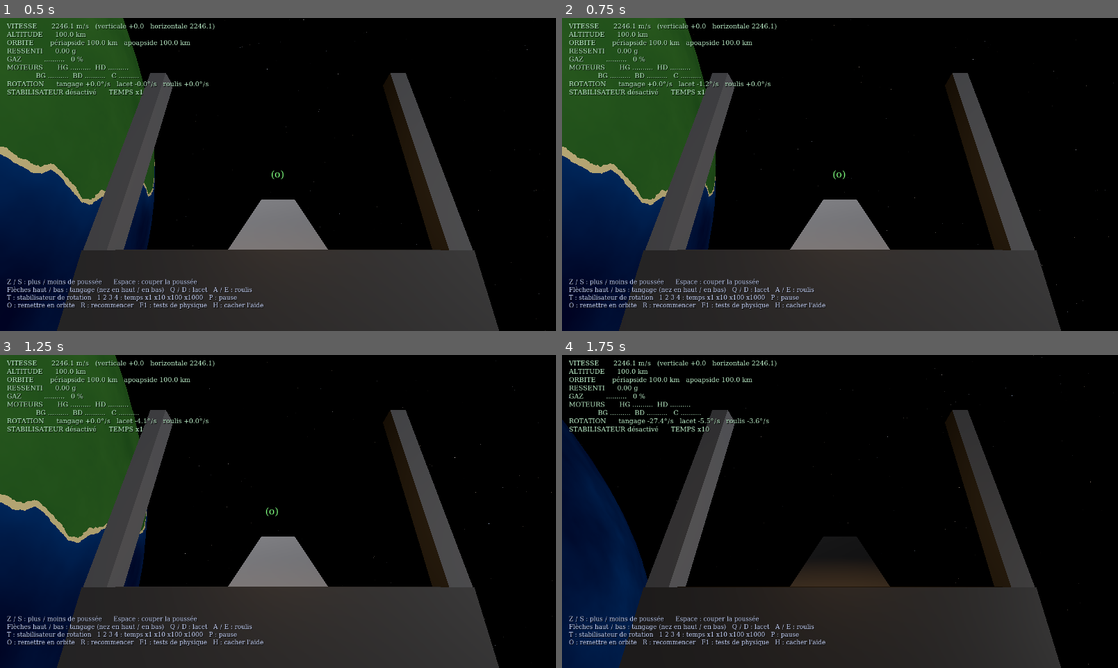
Above: before the commit, frames 1-4 (two rows, left to right).
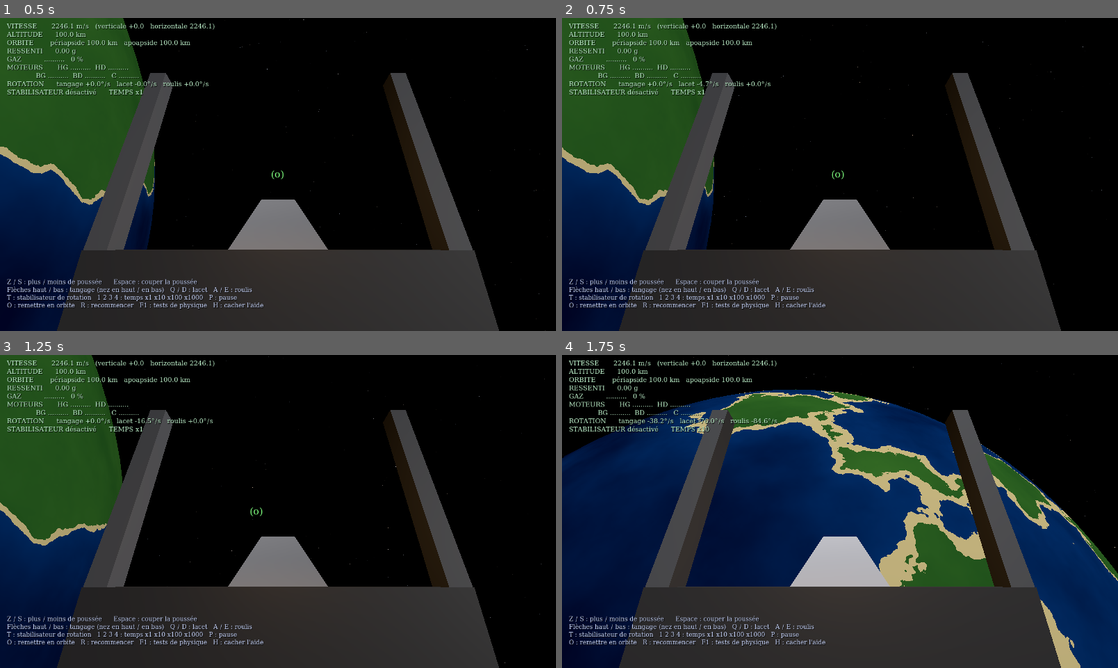
Above: after the commit, the same moments.

Repository: specialeclaudeia-beep/jeu-spatial
Game: Godot game, scene res://scenes/jeu.tscn
The game is run twice, just before and just after one commit, with the same random seed, the same clock (stepped at 60 frames per second) and the same inputs.
Inputs:
- Up to frame 1 (0.5 s): no input
- Up to frame 2 (0.75 s): tap Enter at 0.5 s; hold D from 0.53 s (still down); tap 1 at 0.6 s
- Up to frame 3 (1.25 s): keep holding D; tap Space at 0.77 s
- Up to frame 4 (1.75 s): release D at 1.28 s; hold Down from 1.28 s (still down); tap 2 at 1.35 s; tap Space at 1.52 s

Frame 1 is identical in both runs. In frame 2, 0.5% of the frame differs, in the area x 0-100%, y 0-94%; in frame 3, 3.2%; in frame 4, 46%, in the area x 0-100%, y 0-100%.

Commit message:
Calcul automatique des poussées et propulseurs plus puissants
- commander() calcule la poussée de chaque propulseur (moteurs + orientation) pour obtenir
  la poussée et la rotation demandées, d'après leur vraie position (idée du module
  thrForceMapping de Basilisk, ISC, réécrite) ; bornes 0..1, ~100 µs par appel
- moteurs 200 kN (chacun seul > poids), propulseurs d'orientation 6 kN
- tests 2, 3 et 7 lisent les puissances au lieu de valeurs fixes ; tests 13 à 15 sur le calcul

Co-Authored-By: Claude Opus 5.5 <noreply@anthropic.com>
Claude-Session: https://claude.ai/code/session_01XDnwbkq5MT2C58wTUPKxev

Diff:
--- a/scripts/physique/vaisseau_physique.gd
+++ b/scripts/physique/vaisseau_physique.gd
@@ -24,6 +24,8 @@
 var masse := 10000.0                                   # kg
 var inertie := Vector3(133000.0, 160000.0, 33000.0)    # kg·m² : tangage (X), lacet (Y), roulis (Z)
 var reactivite_moteurs := 0.3                          # secondes pour que la poussée suive la consigne
+const POUSSEE_MOTEUR := 200000.0   # N, chacun des 5 moteurs arrière (seul, il pousse 2 fois le poids de 10 t)
+const POUSSEE_RCS := 6000.0        # N, chacun des 12 propulseurs d'orientation
 
 # =====================================================================
 # ÉTAT
@@ -63,18 +65,18 @@
 func _init() -> void:
 	# 5 moteurs arrière : 4 sur les ailes + 1 central. Ils poussent tous vers l'avant (-Z).
 	var avant := Vector3(0, 0, -1)
-	_ajouter_moteur("haut gauche", Vector3(-2.8, 0.9, 4.0), avant, 40000.0)
-	_ajouter_moteur("haut droit", Vector3(2.8, 0.9, 4.0), avant, 40000.0)
-	_ajouter_moteur("bas gauche", Vector3(-2.8, -0.9, 4.0), avant, 40000.0)
-	_ajouter_moteur("bas droit", Vector3(2.8, -0.9, 4.0), avant, 40000.0)
-	_ajouter_moteur("central", Vector3(0.0, 0.0, 4.4), avant, 40000.0)
+	_ajouter_moteur("haut gauche", Vector3(-2.8, 0.9, 4.0), avant, POUSSEE_MOTEUR)
+	_ajouter_moteur("haut droit", Vector3(2.8, 0.9, 4.0), avant, POUSSEE_MOTEUR)
+	_ajouter_moteur("bas gauche", Vector3(-2.8, -0.9, 4.0), avant, POUSSEE_MOTEUR)
+	_ajouter_moteur("bas droit", Vector3(2.8, -0.9, 4.0), avant, POUSSEE_MOTEUR)
+	_ajouter_moteur("central", Vector3(0.0, 0.0, 4.4), avant, POUSSEE_MOTEUR)
 
 	# Propulseurs d'orientation, par paires opposées : ils font tourner sans faire avancer.
 	var nez := Vector3(0, 0, -6.0)
 	var queue := Vector3(0, 0, 5.0)
 	var aile_g := Vector3(-5.5, 0, 0)
 	var aile_d := Vector3(5.5, 0, 0)
-	var p := 1500.0
+	var p := POUSSEE_RCS
 	# tangage + = nez vers le haut
 	_ajouter_rcs(nez, Vector3.UP, p, 0, 1)
 	_ajouter_rcs(queue, Vector3.DOWN, p, 0, 1)
@@ -90,6 +92,7 @@
 	_ajouter_rcs(aile_d, Vector3.UP, p, 2, 1)
 	_ajouter_rcs(aile_g, Vector3.UP, p, 2, -1)
 	_ajouter_rcs(aile_d, Vector3.DOWN, p, 2, -1)
+	_preparer_repartition()
 
 
 func _ajouter_moteur(nom: String, pos: Vector3, dir: Vector3, poussee: float) -> void:
@@ -102,25 +105,106 @@
 # =====================================================================
 # COMMANDES
 # =====================================================================
-## Règle la consigne des 5 moteurs à partir de la manette des gaz et des ordres de rotation.
-## Pour tourner, on augmente ou diminue la poussée de certains moteurs (le vrai couple vient
-## de leur position). Sans gaz, seuls les propulseurs d'orientation peuvent tourner le vaisseau.
+## Calcul automatique des poussées (idée reprise du module thrForceMapping de Basilisk, licence ISC,
+## réécrite et simplifiée). On donne ce qu'on veut obtenir :
+##   - une poussée vers l'avant (gaz, de 0 à 1),
+##   - une rotation sur chaque axe (tangage, lacet, roulis, de -1 à 1),
+## et le calcul cherche combien chaque propulseur (moteurs + propulseurs d'orientation) doit pousser
+## pour s'en approcher le plus possible, à partir de sa VRAIE position et de sa direction.
+## Chaque propulseur ne peut que pousser (jamais tirer) et jamais plus que sa puissance maximale.
+## Le vaisseau n'est jamais tourné directement : la rotation vient ensuite des forces (couple = position × force).
+var _tous: Array = []            # tous les propulseurs (moteurs puis propulseurs d'orientation)
+var _colonnes: Array = []        # effet de chacun à pleine puissance : [Fx, Fy, Fz, Cx, Cy, Cz], mis à l'échelle
+var _niveaux: PackedFloat64Array = PackedFloat64Array()   # niveaux calculés (0..1)
+var poussee_avant_max := 0.0     # N, somme des moteurs vers l'avant
+var couple_max := Vector3.ZERO   # N·m, rotation maximale demandée pour un ordre de 1 sur chaque axe
+var _echelle_force := 1.0
+const POIDS_ROTATION := 2.0      # la rotation compte plus que la poussée quand les deux ne sont pas possibles
+const SOBRIETE := 0.001          # à résultat égal : moteurs proches des gaz, petits propulseurs coupés
+const TOURS_CALCUL := 10         # nombre de passes du calcul (léger : environ 2 000 opérations)
+
+
+func _preparer_repartition() -> void:
+	_tous = moteurs + rcs
+	poussee_avant_max = 0.0
+	for m in moteurs:
+		poussee_avant_max += float(m["poussee_max"]) * maxf(0.0, -(m["direction"] as Vector3).z)
+	# rotation maximale sur chaque axe : ce que les propulseurs d'orientation peuvent donner dans les deux sens
+	var plus := Vector3.ZERO
+	var moins := Vector3.ZERO
+	for t in rcs:
+		var c: Vector3 = (t["position"] as Vector3).cross(t["direction"]) * float(t["poussee_max"])
+		for k in 3:
+			plus[k] += maxf(0.0, c[k])
+			moins[k] += maxf(0.0, -c[k])
+	couple_max = Vector3(minf(plus.x, moins.x), minf(plus.y, moins.y), minf(plus.z, moins.z))
+	# échelle des forces : la plus petite poussée qui peut pousser de côté. Ainsi une erreur de force
+	# de quelques kN compte autant qu'une erreur de rotation : pas de déplacement parasite.
+	var f_cote := INF
+	for t in _tous:
+		var d0: Vector3 = t["direction"]
+		if absf(d0.x) > 1e-6 or absf(d0.y) > 1e-6:
+			f_cote = minf(f_cote, float(t["poussee_max"]))
+	if f_cote == INF:
+		f_cote = poussee_avant_max
+	_echelle_force = f_cote
+	_colonnes.clear()
+	_niveaux.resize(_tous.size())
+	for i in _tous.size():
+		var t = _tous[i]
+		var f: Vector3 = (t["direction"] as Vector3) * float(t["poussee_max"])
+		var c2: Vector3 = (t["position"] as Vector3).cross(f)
+		_colonnes.append(PackedFloat64Array([
+			f.x / f_cote, f.y / f_cote, f.z / f_cote,
+			POIDS_ROTATION * c2.x / couple_max.x, POIDS_ROTATION * c2.y / couple_max.y, POIDS_ROTATION * c2.z / couple_max.z]))
+		_niveaux[i] = 0.0
+
+
 func commander(gaz: float, tangage: float, lacet: float, roulis: float) -> void:
 	gaz = clampf(gaz, 0.0, 1.0)
-	for m in moteurs:
-		var pos: Vector3 = m["position"]
-		var d := 0.0
-		# tangage + (nez en haut) : les moteurs du BAS poussent plus (couple = position × force)
-		if absf(pos.y) > 0.01:
-			d += tangage * -signf(pos.y)
-		# lacet + (nez à gauche) : les moteurs de DROITE poussent plus
-		if absf(pos.x) > 0.01:
-			d += lacet * signf(pos.x)
-		m["consigne"] = clampf(gaz * (1.0 + 0.6 * d), 0.0, 1.0)
-	var ordres := [tangage, lacet, roulis]
-	for t in rcs:
-		var o: float = ordres[t["axe"]] * t["signe"]
-		t["actuel"] = clampf(o, 0.0, 1.0)
+	# objectif, dans la même échelle que les colonnes
+	var but := PackedFloat64Array([0.0, 0.0, -gaz * poussee_avant_max / _echelle_force,
+		POIDS_ROTATION * clampf(tangage, -1.0, 1.0),
+		POIDS_ROTATION * clampf(lacet, -1.0, 1.0),
+		POIDS_ROTATION * clampf(roulis, -1.0, 1.0)])
+	# point de départ (et solution préférée) : moteurs au niveau des gaz, petits propulseurs coupés
+	var n := _tous.size()
+	var prefere := PackedFloat64Array()
+	prefere.resize(n)
+	for i in n:
+		prefere[i] = gaz if i < moteurs.size() else 0.0
+		_niveaux[i] = prefere[i]
+	# écart actuel = effet des niveaux actuels − objectif
+	var ecart := PackedFloat64Array([-but[0], -but[1], -but[2], -but[3], -but[4], -but[5]])
+	for i in n:
+		var col: PackedFloat64Array = _colonnes[i]
+		for k in 6:
+			ecart[k] += col[k] * _niveaux[i]
+	# on ajuste chaque propulseur à tour de rôle (« descente par coordonnées »), dans les limites 0..1
+	for passe in TOURS_CALCUL:
+		for i in n:
+			var col: PackedFloat64Array = _colonnes[i]
+			var h := SOBRIETE
+			var g := SOBRIETE * (_niveaux[i] - prefere[i])
+			for k in 6:
+				h += col[k] * col[k]
+				g += col[k] * ecart[k]
+			var nouveau := clampf(_niveaux[i] - g / h, 0.0, 1.0)
+			var d := nouveau - _niveaux[i]
+			if d != 0.0:
+				for k in 6:
+					ecart[k] += col[k] * d
+				_niveaux[i] = nouveau
+	# les moteurs reçoivent une consigne (ils mettent un peu de temps à la suivre),
+	# les propulseurs d'orientation réagissent tout de suite
+	for i in n:
+		var niveau := _niveaux[i]
+		if niveau < 1e-6:
+			niveau = 0.0
+		if i < moteurs.size():
+			_tous[i]["consigne"] = niveau
+		else:
+			_tous[i]["actuel"] = niveau
 
 func ajouter_astre(nom: String, gm_astre: float, x: float, y: float, z: float) -> void:
 	autres_astres.append({"nom": nom, "gm": gm_astre, "x": x, "y": y, "z": z})
@@ -177,6 +261,19 @@
 	return c
 
 
+## Force totale et couple total donnés par les propulseurs (repère du vaisseau) : [force, couple].
+func effet_propulseurs() -> Array:
+	var f_corps := Vector3.ZERO
+	var couple := Vector3.ZERO
+	for t in _tous:
+		var niveau := float(t["actuel"])
+		if niveau > 0.0:
+			var f: Vector3 = t["direction"] * (float(t["poussee_max"]) * niveau)
+			f_corps += f
+			couple += (t["position"] as Vector3).cross(f)
+	return [f_corps, couple]
+
+
 ## Avance la simulation de dt secondes.
 func pas(dt: float) -> void:
 	# 1. Les moteurs suivent leur consigne avec un petit temps de réponse
@@ -185,17 +282,9 @@
 		m["actuel"] = float(m["actuel"]) + (float(m["consigne"]) - float(m["actuel"])) * k
 
 	# 2. Somme des forces et des couples, dans le repère du vaisseau
-	var f_corps := Vector3.ZERO
-	var couple := Vector3.ZERO
-	for m in moteurs:
-		var f: Vector3 = m["direction"] * (float(m["poussee_max"]) * float(m["actuel"]))
-		f_corps += f
-		couple += (m["position"] as Vector3).cross(f)
-	for t in rcs:
-		if float(t["actuel"]) > 0.0:
-			var f2: Vector3 = t["direction"] * (float(t["poussee_max"]) * float(t["actuel"]))
-			f_corps += f2
-			couple += (t["position"] as Vector3).cross(f2)
+	var effet := effet_propulseurs()
+	var f_corps: Vector3 = effet[0]
+	var couple: Vector3 = effet[1]
 	# le gradient de gravité ajoute son propre petit couple
 	couple_gravite_actuel = couple_gravite()
 	couple += couple_gravite_actuel
--- a/scripts/tests_physique.gd
+++ b/scripts/tests_physique.gd
@@ -74,21 +74,26 @@
 	for i in 1200:
 		v.pas(1.0 / 120.0)
 	var vit: float = v.vitesse()
-	_resultat(absf(vit - 40.0) < 0.05 and v.omega.length() < 1e-9,
+	var f2: float = v.moteurs[4]["poussee_max"]
+	var att2: float = f2 / v.masse * 10.0
+	_resultat(absf(vit - att2) < 0.002 * att2 and v.omega.length() < 1e-9,
 		"Poussée du moteur central",
-		"40 kN sur 10 t pendant 10 s : %.3f m/s (attendu 40), rotation %.9f rad/s (attendu 0)." % [vit, v.omega.length()])
+		"%.0f kN sur %.0f t pendant 10 s : %.3f m/s (attendu %.0f), rotation %.9f rad/s (attendu 0)." % [f2 / 1000.0, v.masse / 1000.0, vit, att2, v.omega.length()])
 
 	# 3. Poussée décentrée : le moteur haut droit fait aussi tourner (couple = position × force)
 	v = _nouveau(false)
 	v.moteurs[1]["consigne"] = 1.0
-	for i in 120:
-		v.pas(1.0 / 120.0)
-	var attendu_x := -36000.0 / 133000.0
-	var attendu_y := 112000.0 / 160000.0
+	for i in 24:
+		v.pas(1.0 / 120.0)
+	# couple = position × force : bras de levier 0,9 m en hauteur et 2,8 m en largeur, pendant 0,2 s
+	var f3: float = v.moteurs[1]["poussee_max"]
+	var attendu_x: float = -0.9 * f3 * 0.2 / v.inertie.x
+	var attendu_y: float = 2.8 * f3 * 0.2 / v.inertie.y
+	var att3v: float = f3 / v.masse * 0.2
 	var w: Vector3 = v.omega
-	var ok3 := absf(w.x - attendu_x) < 0.05 * absf(attendu_x) and absf(w.y - attendu_y) < 0.05 * attendu_y and absf(v.vitesse() - 4.0) < 0.2
+	var ok3: bool = absf(w.x - attendu_x) < 0.05 * absf(attendu_x) and absf(w.y - attendu_y) < 0.05 * attendu_y and absf(v.vitesse() - att3v) < 0.05 * att3v
 	_resultat(ok3, "Poussée décentrée = rotation",
-		"Moteur haut droit seul pendant 1 s : tangage %.3f rad/s (≈ %.3f), lacet %.3f rad/s (≈ %.3f), vitesse %.2f m/s (≈ 4). Le nez descend et part à gauche, comme prévu." % [w.x, attendu_x, w.y, attendu_y, v.vitesse()])
+		"Moteur haut droit seul pendant 0,2 s : tangage %.3f rad/s (≈ %.3f), lacet %.3f rad/s (≈ %.3f), vitesse %.2f m/s (≈ %.2f). Le nez descend et part à gauche, comme prévu." % [w.x, attendu_x, w.y, attendu_y, v.vitesse(), att3v])
 
 	# 4. Orbite circulaire stable pendant 3 tours
 	v = _nouveau(true)
@@ -142,8 +147,8 @@
 	v.commander(0.0, 0.0, 0.0, 1.0)
 	for i in 240:
 		v.pas(1.0 / 120.0)
-	var att7 := 1500.0 * 11.0 * 2.0 / 33000.0
-	_resultat(absf(v.omega.z - att7) < 0.03 * att7 and v.vitesse() < 1e-9, "Propulseurs d'orientation (roulis)",
+	var att7: float = v.couple_max.z * 2.0 / v.inertie.z
+	_resultat(absf(v.omega.z - att7) < 0.03 * att7 and v.vitesse() < 1e-6, "Propulseurs d'orientation (roulis)",
 		"2 s de roulis : %.3f rad/s (attendu %.3f), vitesse %.9f m/s (attendu 0 : les forces s'annulent)." % [v.omega.z, att7, v.vitesse()])
 
 	# 8. Chute libre près du sol
@@ -221,6 +226,48 @@
 	_resultat(ok12, "Balancement dû à la gravité",
 		"Penché de 5° en orbite, sans moteur : passe à %.2f° de la planète puis revient à %.2f° après %.0f s (aller-retour prévu : %.0f s, soit %.0f min)." % [rad_to_deg(angle_min), rad_to_deg(angle_f), n12_pas * 0.1, t_lib, t_lib / 60.0])
 
+	# 13. Calcul automatique : tangage pur, moteurs coupés
+	v = _nouveau(false)
+	v.commander(0.0, 1.0, 0.0, 0.0)
+	for m in v.moteurs:
+		m["actuel"] = m["consigne"]   # on regarde la consigne, sans attendre le temps de réponse
+	var e13: Array = v.effet_propulseurs()
+	var f13: Vector3 = e13[0]
+	var c13: Vector3 = e13[1]
+	var ok13: bool = absf(c13.x - v.couple_max.x) < 0.01 * v.couple_max.x and absf(c13.y) < 0.01 * v.couple_max.x and absf(c13.z) < 0.01 * v.couple_max.x and f13.length() < 0.001 * v.POUSSEE_RCS
+	_resultat(ok13, "Calcul automatique : tangage seul",
+		"Couple %.0f N·m (demandé %.0f), couples parasites %.1f et %.1f N·m, force restante %.3f N (attendu 0 : rotation sans déplacement)." % [c13.x, v.couple_max.x, c13.y, c13.z, f13.length()])
+
+	# 14. Calcul automatique : virage moteurs allumés, les moteurs d'un côté poussent plus fort
+	v = _nouveau(false)
+	v.commander(0.5, 0.0, 1.0, 0.0)
+	for m in v.moteurs:
+		m["actuel"] = m["consigne"]
+	var e14: Array = v.effet_propulseurs()
+	var f14: Vector3 = e14[0]
+	var c14: Vector3 = e14[1]
+	var droite: float = (float(v.moteurs[1]["actuel"]) + float(v.moteurs[3]["actuel"])) * 0.5
+	var gauche: float = (float(v.moteurs[0]["actuel"]) + float(v.moteurs[2]["actuel"])) * 0.5
+	var att14: float = 0.5 * v.poussee_avant_max
+	var ok14: bool = absf(c14.y - v.couple_max.y) < 0.02 * v.couple_max.y and absf(-f14.z - att14) < 0.02 * att14 and droite > gauche + 0.02 and absf(c14.x) < 0.02 * v.couple_max.y and absf(c14.z) < 0.02 * v.couple_max.y
+	_resultat(ok14, "Calcul automatique : virage à mi-gaz",
+		"Lacet %.0f N·m (demandé %.0f), poussée %.0f kN (demandée %.0f kN). Moteurs de droite à %.0f %%, de gauche à %.0f %% : c'est la différence de poussée qui fait tourner." % [c14.y, v.couple_max.y, -f14.z / 1000.0, att14 / 1000.0, droite * 100.0, gauche * 100.0])
+
+	# 15. Calcul automatique : plein gaz + virage, et légèreté du calcul
+	v = _nouveau(false)
+	var t0 := Time.get_ticks_usec()
+	for i in 1000:
+		v.commander(1.0, 0.0, 1.0, 0.0)
+	var us := float(Time.get_ticks_usec() - t0) / 1000.0
+	for m in v.moteurs:
+		m["actuel"] = m["consigne"]
+	var e15: Array = v.effet_propulseurs()
+	var f15: Vector3 = e15[0]
+	var c15: Vector3 = e15[1]
+	var ok15: bool = absf(c15.y - v.couple_max.y) < 0.02 * v.couple_max.y and -f15.z > 0.97 * v.poussee_avant_max
+	_resultat(ok15, "Calcul automatique : plein gaz + virage",
+		"Lacet %.0f N·m (demandé %.0f), poussée %.0f kN sur %.0f kN possibles. Calcul : %.0f microsecondes par image (léger)." % [c15.y, v.couple_max.y, -f15.z / 1000.0, v.poussee_avant_max / 1000.0, us])
+
 	var duree := (Time.get_ticks_msec() - debut) / 1000.0
 	var couleur := "#5fe08a" if reussis == total else "#ffcc55"
 	texte.append_text("[b][color=%s]%d / %d tests réussis[/color][/b]  (%.1f s de calcul)\n" % [couleur, reussis, total, duree])
